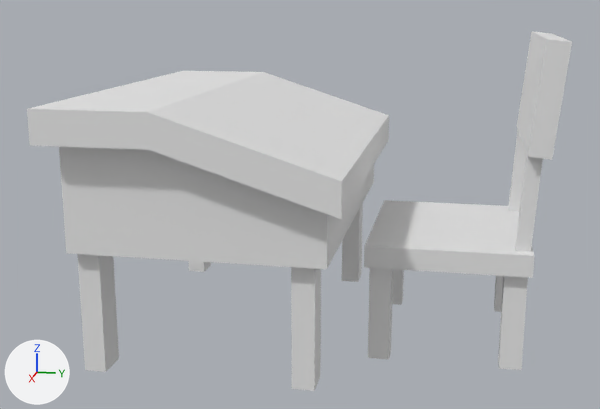
The FBX model Assets/Environment/Props/BenchChair_GEO.fbx as it was, and as the next commit left it.
One viewpoint serves both versions: a 50 mm camera at (3.61, 0.84, 1.46) aimed at (0.05, 0.12, 0.57). The lights are fixed; the arrows at lower left show +X, +Y and +Z. Where no turn or scale is listed for an object, it has been applied to the vertices.

The older version as bpy lines, for what is in view:
```python
mat_material = principled_material('Material')
mat_material.base_color = (0.8, 0.8, 0.8)  # white #e7e7e7
mat_material.roughness = 0.929
me_cube = bpy.data.meshes.new('Cube')
me_cube.from_pydata(...)  # 138 vertices, 113 faces; spans x -0.86..0.86, y -0.72..1.2, z 0.0..1.32
me_cube.materials.append(mat_material)  # white #e7e7e7
# before: 20 (0.58, -0.63, 0.52), 21 (0.72, -0.63, 0.52), 22 (0.58, -0.54, 0.52), 23 (0.72, -0.54, 0.52), 24 (0.72, -0.54, 0.0) at pixel (105, 371)
# before: 25 (0.72, -0.63, 0.0) at pixel (85, 370), 26 (0.58, -0.63, 0.0), 27 (0.58, -0.54, 0.0) at pixel (119, 358)
# before: 98 (-0.58, -0.63, 0.52), 99 (-0.72, -0.63, 0.52), 100 (-0.58, -0.54, 0.52), 101 (-0.72, -0.54, 0.52), 102 (-0.72, -0.54, 0.0) at pixel (211, 264)
# before: 103 (-0.72, -0.63, 0.0), 104 (-0.58, -0.63, 0.0) at pixel (188, 270), 105 (-0.58, -0.54, 0.0) at pixel (204, 271)
ob_cube = bpy.data.objects.new('Cube', me_cube)
ob_cube.location = (0.0, 0.0, 0.0)
```
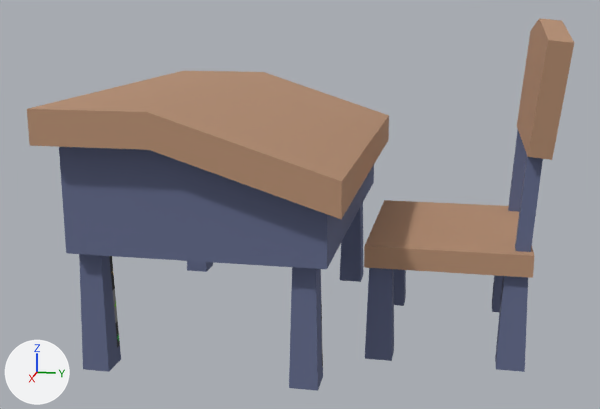
Location of each change, (x1, y1, x2, y2) in pixels of the pictures (600 x 409 px):
'Cube', surface changed, reshaped
    before: (27, 31, 572, 391)
    after: (27, 18, 574, 391)
part 1 of me_cube, cut back
    before: (291, 31, 572, 391)
    after: (289, 18, 574, 391)
part 2 of me_cube, cut back
    before: (77, 254, 119, 372)
    after: (79, 254, 121, 372)
part 3 of me_cube, cut back
    before: (188, 261, 211, 272)
    after: (187, 261, 213, 272)
part 4 of me_cube, surface changed
    both: (27, 71, 543, 278)

Diff of the bpy script that builds the scene:
```diff
--- a/Assets/Environment/Props/BenchChair_GEO.fbx.py
+++ b/Assets/Environment/Props/BenchChair_GEO.fbx.py
@@ mat_material @@
 mat_material = principled_material('Material')
-mat_material.base_color = (0.8, 0.8, 0.8)  # white #e7e7e7
+mat_material.texture = img_bc_bench_png  # with its transparency
 mat_material.roughness = 0.929
@@ me_cube @@
 # verts and faces of me_cube; kept vertices keep their numbers, new ones are numbered from 138
-me_cube.from_pydata(...)  # 138 vertices, 113 faces; spans x -0.86..0.86, y -0.72..1.2, z 0.0..1.32
+me_cube.from_pydata(...)  # 138 vertices, 95 faces; spans x -0.86..0.86, y -0.72..1.2, z 0.0..1.39
+# me_cube part 1
+# 14 faces are deleted
+# 6 vertices in x -0.72..0.58, y 0.22..1.01, z 0.0 move by (0.01, -0.01, 0.0)
+# 6 vertices in x -0.58..0.72, y 0.22..1.01, z 0.0 move by (-0.01, -0.01, 0.0)
+# 4 vertices in x -0.72..0.58, y 0.31..1.1, z 0.0 move by (0.01, 0.02, 0.0)
+# 4 vertices in x -0.58..0.72, y 0.31..1.1, z 0.0 move by (-0.01, 0.02, 0.0)
+# 4 vertices in x -0.58..0.72, y 0.22..0.31, z 0.52 move by (-0.02, 0.0, 0.0)
+# 4 vertices in x -0.72..0.58, y 0.22..0.31, z 0.52 move by (0.02, 0.0, 0.0)
+# 10 vertices move from x -0.4..0.4, y 0.57..1.2, z 0.0..1.32 to x -0.47..0.47, y 0.58..1.2, z 0.0..1.39
+# me_cube part 2
+delete_faces([(20, 21, 23, 22), (24, 25, 26, 27)])
+verts[20] = (0.6, -0.63, 0.52)  # moved
+verts[22] = (0.6, -0.54, 0.52)  # moved
+verts[21] = (0.7, -0.63, 0.52)  # moved
+verts[23] = (0.7, -0.54, 0.52)  # moved
+verts[24] = (0.71, -0.53, 0.0)  # moved, pixel (109, 371)
+verts[25] = (0.71, -0.64, 0.0)  # moved, pixel (83, 369)
+verts[26] = (0.59, -0.64, 0.0)  # moved
+verts[27] = (0.59, -0.53, 0.0)  # moved, pixel (121, 359)
+# me_cube part 3
+delete_faces([(98, 100, 101, 99), (102, 105, 104, 103)])
+verts[98] = (-0.6, -0.63, 0.52)  # moved
+verts[100] = (-0.6, -0.54, 0.52)  # moved
+verts[99] = (-0.7, -0.63, 0.52)  # moved
+verts[101] = (-0.7, -0.54, 0.52)  # moved
+verts[102] = (-0.71, -0.53, 0.0)  # moved, pixel (213, 265)
+verts[103] = (-0.71, -0.64, 0.0)  # moved
+verts[104] = (-0.59, -0.64, 0.0)  # moved, pixel (187, 270)
+verts[105] = (-0.59, -0.53, 0.0)  # moved, pixel (206, 271)
+# me_cube part 4: 95 kept faces spanning x -0.86..0.86, y -0.72..1.2, z 0.0..1.39 get new texture (UV) coordinates
 me_cube.materials.append(mat_material)
```
